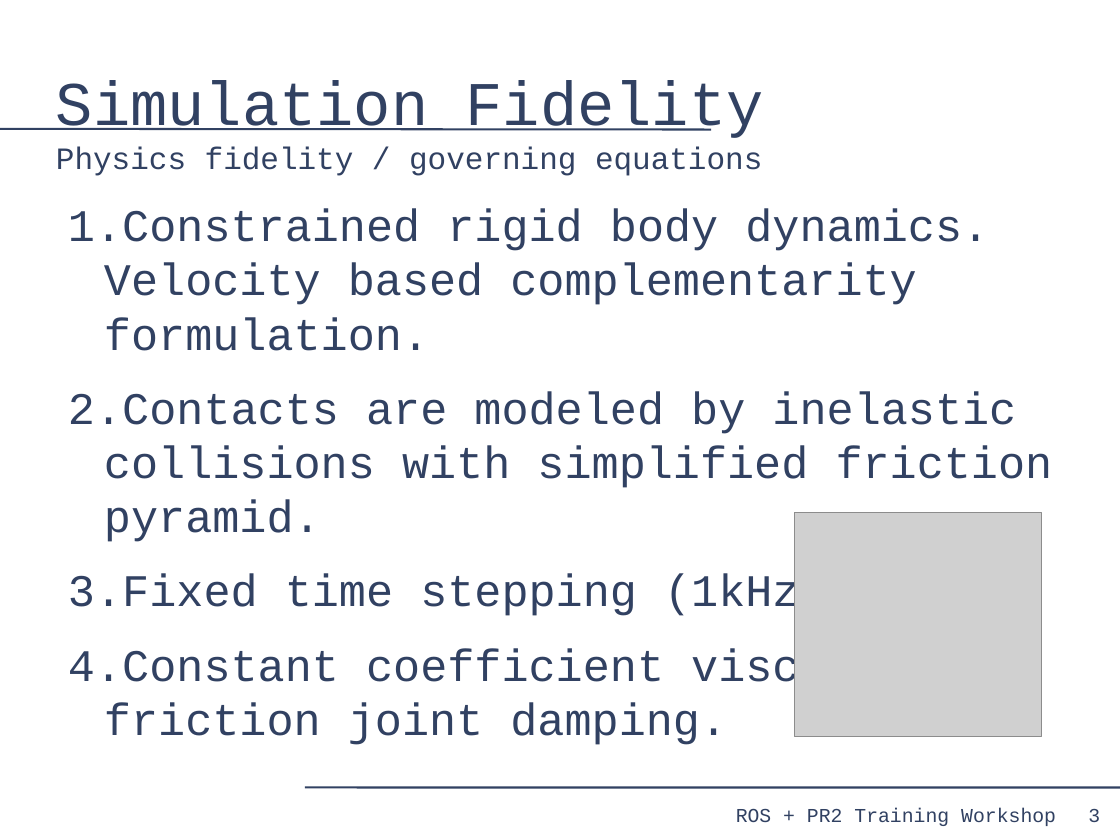
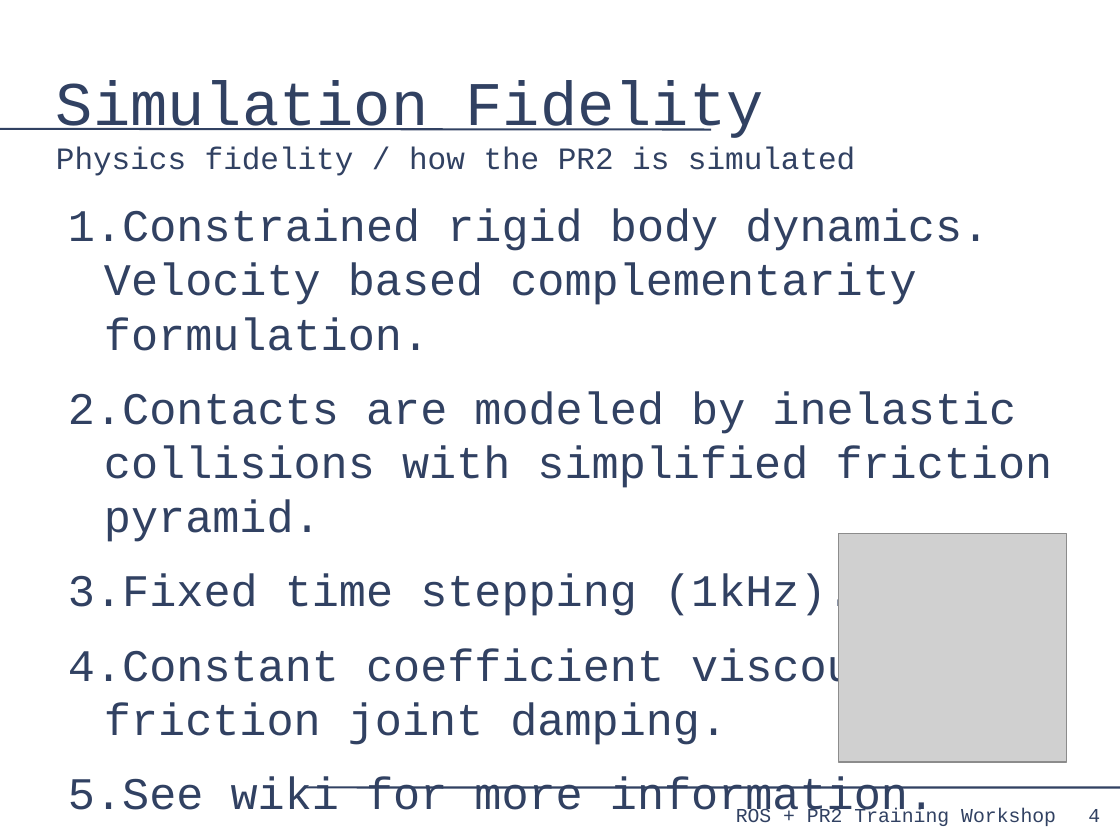
Before and after one commit to PR2/pr2_docs, a slide deck: slide 4 of pr2_training_workshop/simulation/simulation_training_workshop_rev2.odp (slide 3 before the commit). Drawn at 1120x840 pixels with LibreOffice and Linux fonts; fonts in the diff are those of the drawing; grey boxes stand for pictures. Boxes give left, top, right and bottom in pixels: in the first picture for what was removed or moved away, otherwise in the second. Text is boxed around its words. In the diff, an @@ line names an element or a change of style, - is before the commit and + after.

```diff
--- a/pr2_training_workshop/simulation/simulation_training_workshop_rev2.odp
+++ b/pr2_training_workshop/simulation/simulation_training_workshop_rev2.odp
@@ title at <box>56,81,855,176</box>: text changed @@
-Simulation Fidelity
-Physics fidelity / governing equations
+Simulation Fidelity
+Physics fidelity / how the PR2 is simulated
@@ picture: place and size @@
-picture at <box>795,512,1042,737</box>
+picture at <box>838,534,1067,762</box>
@@ text at <box>68,777,935,822</box>: paragraph added @@
+5. See wiki for more information.
@@ page number at <box>1088,809,1100,822</box>: text changed @@
-3
+4
```
Also in this commit, not shown: 1 other slide changed, 1 slide added.
